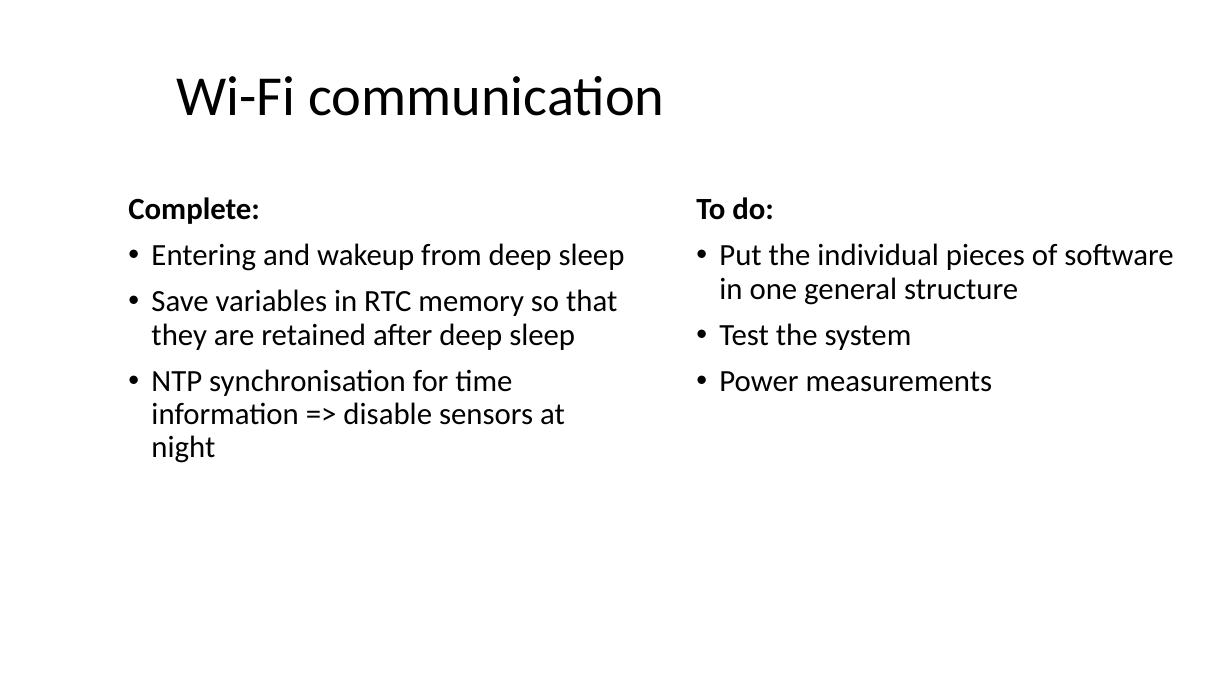
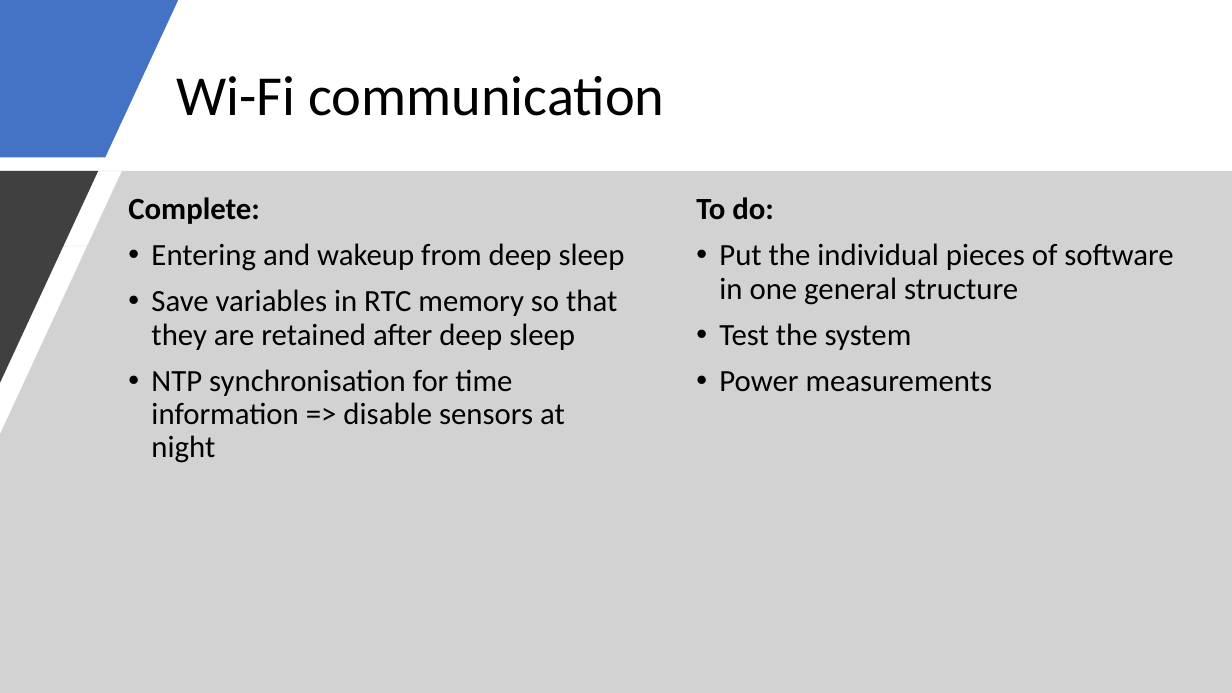
Before and after one commit to thomasf10/cosy_cafeteria, a slide deck: slide 7 of presentatie/tussentijdsepresentatie.pptx. Drawn at 1232x693 pixels with LibreOffice and Linux fonts; fonts in the diff are those of the drawing. Boxes give left, top, right and bottom in pixels: in the first picture for what was removed or moved away, otherwise in the second. Text is boxed around its words. In the diff, an @@ line names an element or a change of style, - is before the commit and + after.

```diff
--- a/presentatie/tussentijdsepresentatie.pptx
+++ b/presentatie/tussentijdsepresentatie.pptx
@@ freeform shape added at (0, 0, 178, 157), fill #4472C4 @@
@@ freeform shape added at (0, 171, 1232, 693), fill #A6A6A6 at 50% opacity @@
@@ freeform shape added at (0, 171, 98, 383), fill #404040 @@
```
Also in this commit, not shown: 3 other slides changed.
